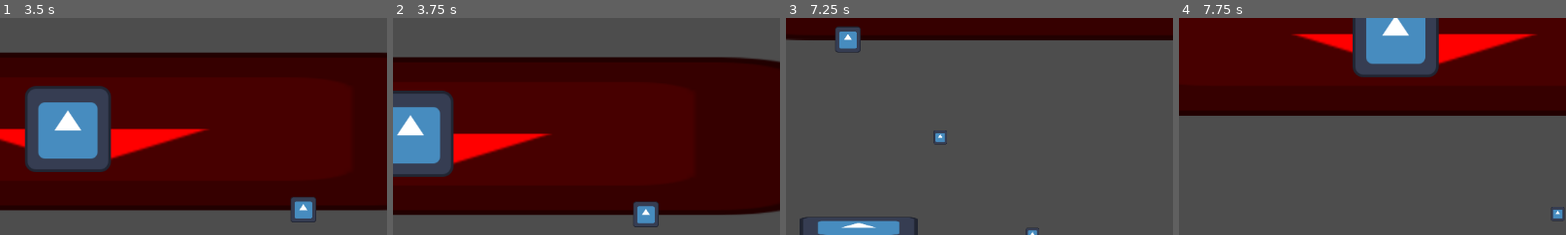
Above: before the commit, frames 1-4 (left to right).
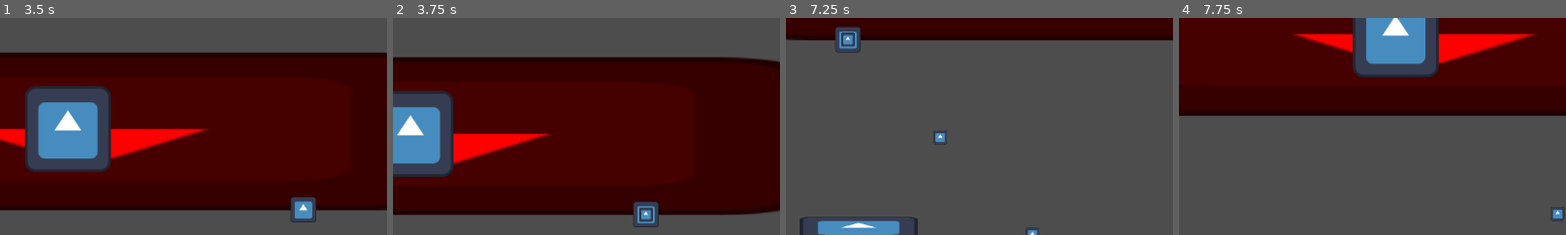
Above: after the commit, the same moments.

Repository: Cyberiada2025-2026/battle-of-pobliz
Game: Godot game, scene res://scenes/debug/battle_arena_graybox.tscn
Same seed, same stepped clock (60 frames per second), same inputs: the game is played once before the commit and once after it. The project has no main scene, so this scene is started directly. The engine's default icon, where the game draws it, is replaced by a stand-in: a white triangle on a blue panel in a dark square.
Inputs (mouse positions are % of the whole screen's width and height, from its top left):
- Up to frame 1 (3.5 s): move the mouse to (72, 45) at 0.52 s; hold D (move_right) 0.53-2.03 s; right-click (72, 45) at 0.6 s; tap W (jump) at 0.77, 1.52, 3.02 s; move the mouse to (30, 55) at 1.27 s; right-click (30, 55) at 1.35 s; move the mouse to (60, 28) at 2.02 s; hold A (move_left) 2.03-2.78 s; right-click (60, 28) at 2.1 s; move the mouse to (45, 70) at 2.77 s; hold D (move_right) from 2.78 s (still down); right-click (45, 70) at 2.85 s
- Up to frame 2 (3.75 s): keep holding D (move_right); move the mouse to (80, 65) at 3.52 s; right-click (80, 65) at 3.6 s
- Up to frame 3 (7.25 s): tap W (jump) at 3.77, 4.52, 6.02, 6.77 s; move the mouse to (20, 35) at 4.27 s; release D (move_right) at 4.28 s; hold A (move_left) 4.28-5.03 s; right-click (20, 35) at 4.35 s; move the mouse to (55, 50) at 5.02 s; hold D (move_right) 5.03-5.78 s; right-click (55, 50) at 5.1 s; move the mouse to (35, 25) at 5.77 s; hold A (move_left) from 5.78 s (still down); right-click (35, 25) at 5.85 s; move the mouse to (72, 45) at 6.52 s; right-click (72, 45) at 6.6 s
- Up to frame 4 (7.75 s): move the mouse to (30, 55) at 7.27 s; release A (move_left) at 7.28 s; hold D (move_right) from 7.28 s (still down); right-click (30, 55) at 7.35 s; tap W (jump) at 7.52 s
The pictures show only the part of the screen within x 0-50%, y 2-52%; the shares and areas given below are measured in that part.

Frame 1 is identical in both runs. In frame 2, 0.2% of the frame differs, in the area x 63-68%, y 87-94%; in frame 3, 0.2%, in the area x 14-18%, y 6-14%; in frame 4, nothing differs.

Commit message:
small fixes

Diff:
--- a/characters/boss/atacks/basic_cannon_shot/basic_cannon_attack.gd
+++ b/characters/boss/atacks/basic_cannon_shot/basic_cannon_attack.gd
@@ -28,7 +28,7 @@
 	for i in shot_count:
 		print("shot!")
 		var bullet: RigidBody2D = bullet_prefab.instantiate()
-		add_child(bullet)
+		get_tree().current_scene.add_child(bullet)
 		var player_pos = Vector2(592.0, 416.0)
 		var move_direction = (player_pos - cannon.position).normalized()
 
--- a/shared/projectiles/bullet.gd
+++ b/shared/projectiles/bullet.gd
@@ -5,7 +5,3 @@
 func collision():
 	print("delete")
 	self.queue_free()
-
-
-func _physics_process(delta: float) -> void:
-	print(linear_velocity)
